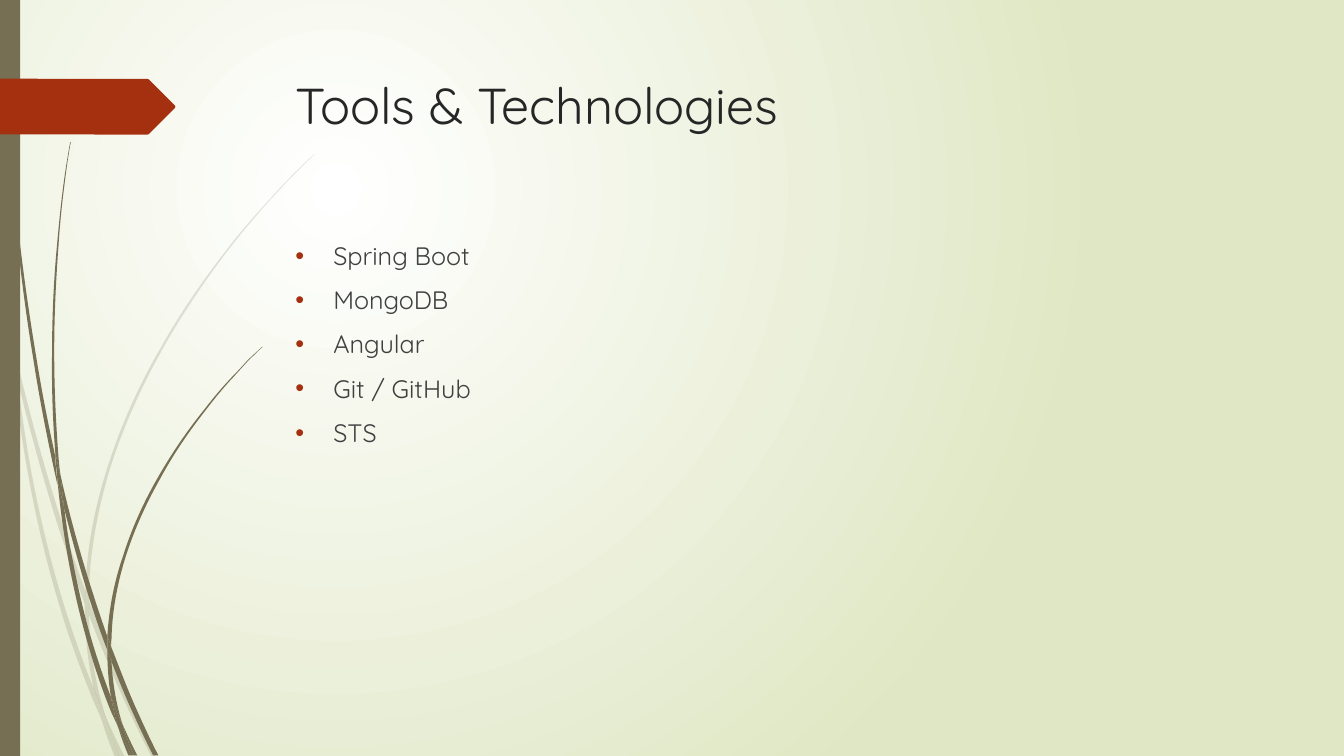
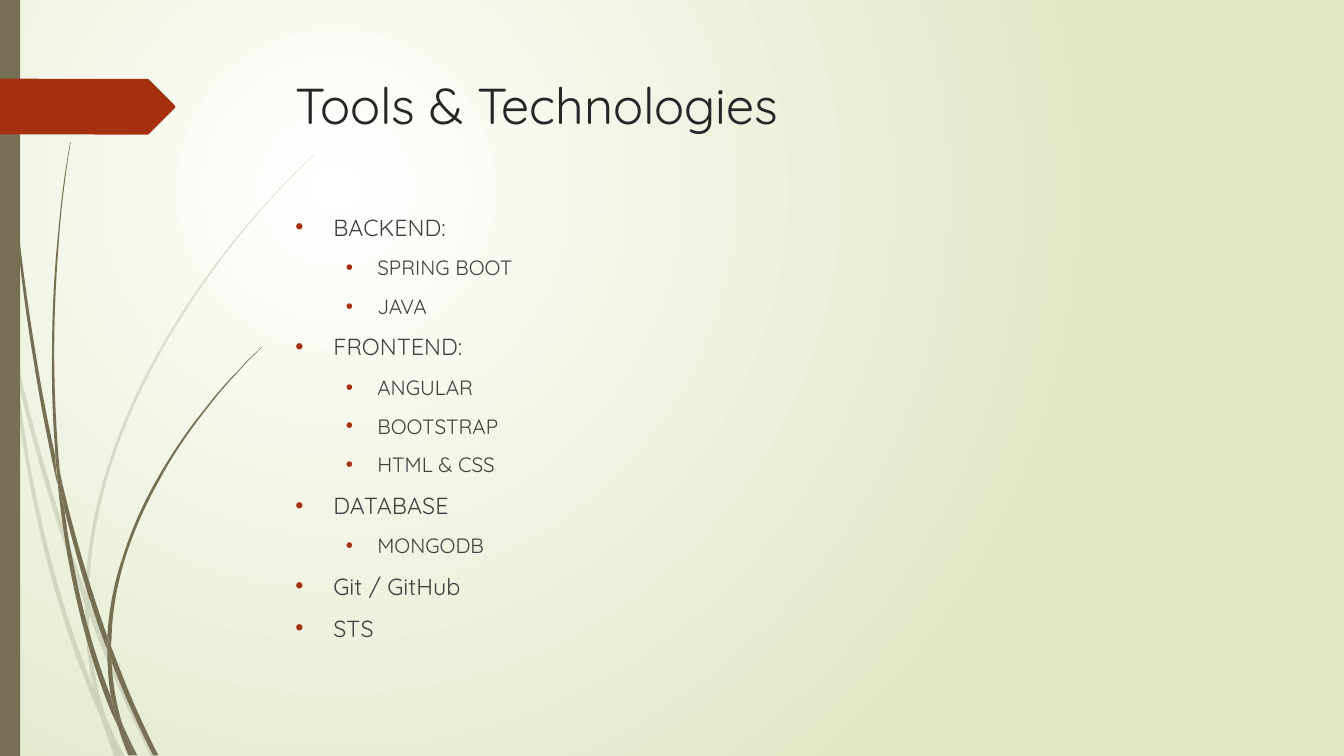
Before and after one commit to Alok0587/QURE, a slide deck: slide 7 of presentation/QURE PPT.pptx (slide 4 before the commit). Drawn at 1344x756 pixels with LibreOffice and Linux fonts; fonts in the diff are those of the drawing. Boxes give left, top, right and bottom in pixels: in the first picture for what was removed or moved away, otherwise in the second. Text is boxed around its words. In the diff, an @@ line names an element or a change of style, - is before the commit and + after.

```diff
--- a/presentation/QURE PPT.pptx
+++ b/presentation/QURE PPT.pptx
@@ text "BACKEND:" moved from (x1=333, y1=247, x2=471, y2=443) to (x1=333, y1=219, x2=512, y2=637) @@
@@ text at (x1=333, y1=219, x2=512, y2=553): text changed; size 18 to 14.8 pt @@
-• Spring Boot
-• MongoDB
-• Angular
+• BACKEND:
+  • SPRING BOOT
+  • JAVA
+• FRONTEND:
+  • ANGULAR
+  • BOOTSTRAP
+  • HTML & CSS
+• DATABASE
+  • MONGODB
@@ text at (x1=333, y1=578, x2=460, y2=637): size 18 to 16.6 pt in "Git / GitHub", "STS" @@
```
Also in this commit, not shown: 4 other slides changed, 5 slides added.
